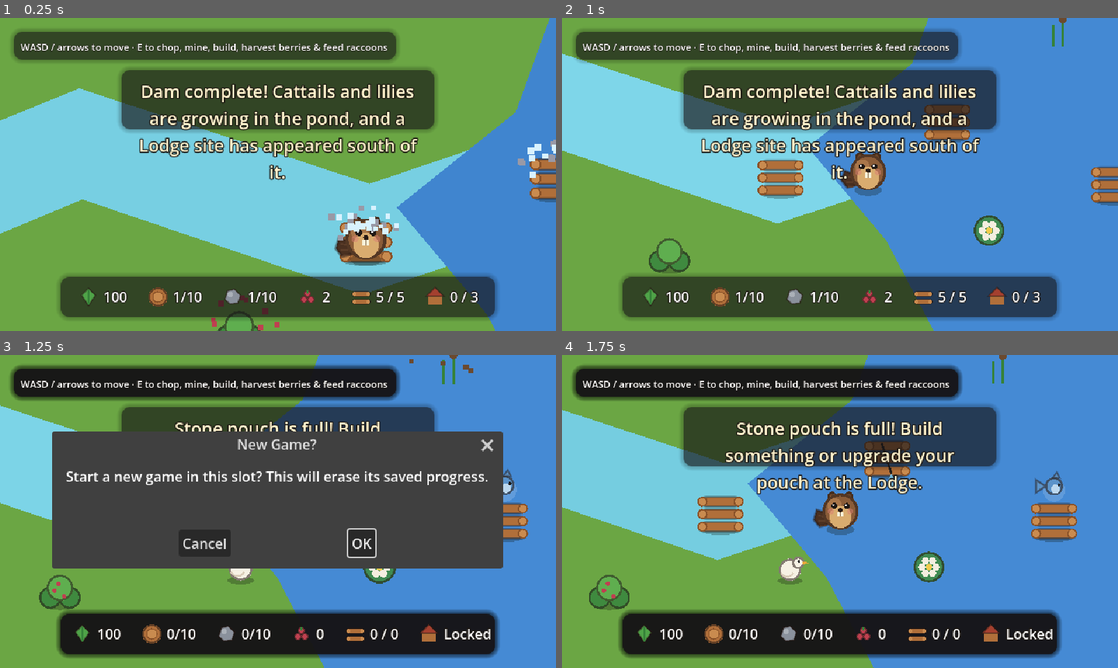
Above: before the commit, frames 1-4 (two rows, left to right).
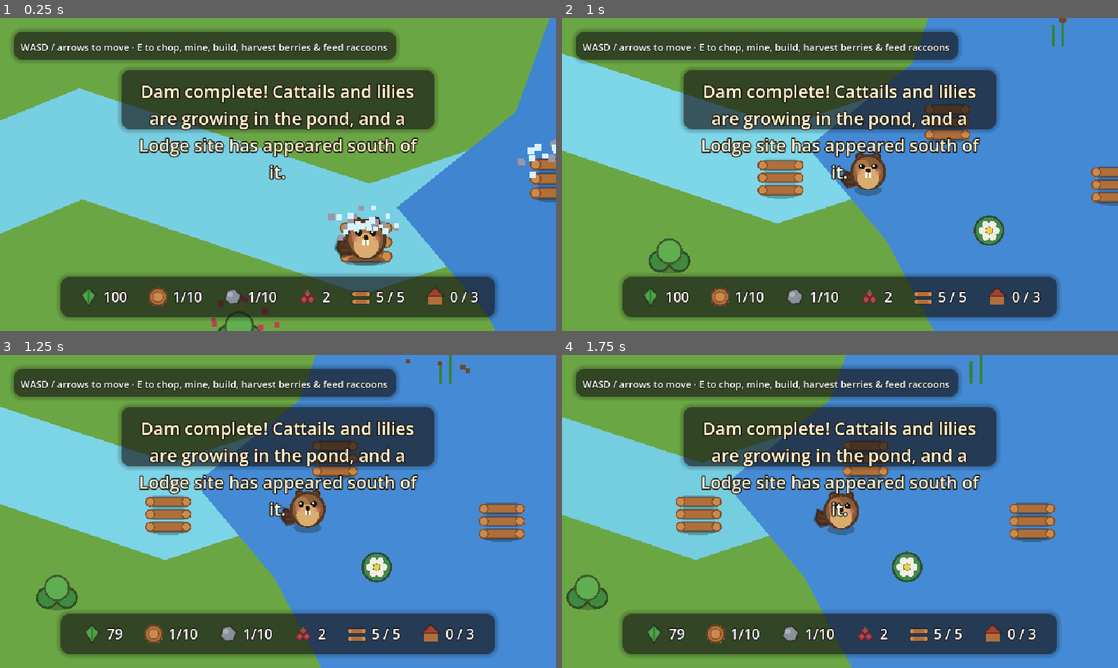
Above: after the commit, the same moments.

Repository: CrowderSoup/dam-it
Game: Godot game, scene res://tests/smoke_test.tscn
Same seed, same stepped clock (60 frames per second), same inputs: the game is played once before the commit and once after it. This scene is started directly instead of the project's main scene.
Inputs (mouse positions are in pixels of both pictures, inside the frame that each line leads up to):
- Up to frame 1 (0.25 s): no input
- Up to frame 2 (1 s): tap Enter at 0.5 s; hold D (move_right) from 0.53 s (still down); hold E (interact) from 0.53 s (still down); tap Space at 0.77 s
- Up to frame 3 (1.25 s): keep holding D (move_right); keep holding E (interact)
- Up to frame 4 (1.75 s): release D (move_right) at 1.25 s; release E (interact) at 1.25 s; click (923, 542) at 1.25 s, where only the run before the commit has a clickable "OK"

Frames 1-2 are identical in both runs. In frame 3, 56% of the frame differs, in the area x 0-95%, y 0-100%; in frame 4, 32%.
Error after the commit: Assertion failed: ambient energy drain should not run while the player is idle (res://tests/smoke_test.gd:161)

Commit message:
Harden saves and gate web deploys with tests

Diff:
--- a/scenes/main/main.gd
+++ b/scenes/main/main.gd
@@ -165,8 +165,8 @@
 	GameState.load_from_save(data)
 
 	var built_count := 0
-	var slots_built: Dictionary = data.get("dam_slots_built", {})
-	var slots_leaking: Dictionary = data.get("dam_slots_leaking", {})
+	var slots_built := _saved_dictionary(data, "dam_slots_built")
+	var slots_leaking := _saved_dictionary(data, "dam_slots_leaking")
 	for slot in dam_slots.get_children():
 		if slots_built.get(slot.name, false):
 			slot.set_built_silently(true)
@@ -183,20 +183,30 @@
 		_start_challenges()
 
 	if GameState.lodge_stage >= GameState.LODGE_MAX_STAGE:
-		var spots_built: Dictionary = data.get("garden_spots_built", {})
+		var spots_built := _saved_dictionary(data, "garden_spots_built")
 		for spot in garden_spots.get_children():
 			spot.reveal()
 			if spots_built.get(spot.name, false):
 				spot.set_built_silently(true)
 
-	if data.has("player_x") and data.has("player_y"):
-		player.global_position = Vector2(data["player_x"], data["player_y"])
+	var saved_x: Variant = data.get("player_x")
+	var saved_y: Variant = data.get("player_y")
+	if (saved_x is int or saved_x is float) and (saved_y is int or saved_y is float):
+		var saved_position := Vector2(float(saved_x), float(saved_y))
+		player.global_position = Vector2(
+			clampf(saved_position.x, player.WORLD_BOUNDS.position.x, player.WORLD_BOUNDS.end.x),
+			clampf(saved_position.y, player.WORLD_BOUNDS.position.y, player.WORLD_BOUNDS.end.y)
+		)
 
 	# Only now that dam slots, the lodge, garden spots, and the river are
 	# all fully restored is it safe to let anything (HUD, critters,
 	# SaveManager's autosave-on-signal) react to the change - see
 	# GameState.load_from_save().
 	GameState.announce_loaded_state()
+
+func _saved_dictionary(data: Dictionary, key: String) -> Dictionary:
+	var value: Variant = data.get(key, {})
+	return value if value is Dictionary else {}
 
 ## Same end state as the _on_dam_completed() tween, applied instantly since
 ## this is restoring a save rather than reacting to it happening live.
--- a/scenes/player/player.gd
+++ b/scenes/player/player.gd
@@ -59,7 +59,7 @@
 	# No pond, no upkeep: energy only starts draining on its own once the dam
 	# (and the pond behind it) is finished, so a new player can focus on
 	# building without also having to watch the meter.
-	if GameState.is_dam_complete():
+	if GameState.is_dam_complete() and not input_vector.is_zero_approx():
 		_ambient_drain_time += delta
 		if _ambient_drain_time >= AMBIENT_DRAIN_INTERVAL:
 			_ambient_drain_time = 0.0
@@ -85,50 +85,38 @@
 	return null
 
 func _try_interact() -> void:
-	for area in interact_area.get_overlapping_areas():
-		var target := _resolve_target(area)
-		if target == null:
-			continue
-		if target.is_in_group("trees"):
-			target.chop()
-			return
-		if target.is_in_group("rocks"):
-			target.mine()
-			return
-		if target.is_in_group("dam_slots"):
-			if target.can_build() and GameState.can_afford_dam_piece():
-				GameState.spend_resources_on_dam_piece()
-				target.build()
-			elif target.can_repair() and GameState.can_afford_dam_piece():
-				GameState.spend_resources_on_repair()
-				target.repair()
-			return
-		if target.is_in_group("lodge"):
-			if target.can_advance() and GameState.can_afford_lodge_stage():
-				target.advance()
-			elif target.can_rest():
-				target.rest()
-			elif target.can_upgrade_pouch():
-				target.upgrade_pouch()
-			return
-		if target.is_in_group("garden_spots"):
-			if target.can_build() and GameState.can_afford(GardenSpot.WOOD_COST, GardenSpot.STONE_COST):
-				target.build()
-			return
-		if target.is_in_group("raccoons"):
-			if target.can_feed():
-				target.feed()
-			return
-		if target.is_in_group("berry_bushes"):
-			if target.can_harvest():
-				target.harvest()
-			return
-		if target.is_in_group("pond_plants"):
-			if target.can_eat():
-				target.eat()
-			return
+	var target := _nearest_interaction_target()
+	if target == null:
+		return
+	if target.is_in_group("trees"):
+		target.chop()
+	elif target.is_in_group("rocks"):
+		target.mine()
+	elif target.is_in_group("dam_slots"):
+		if target.can_build() and GameState.can_afford_dam_piece():
+			GameState.spend_resources_on_dam_piece()
+			target.build()
+		elif target.can_repair() and GameState.can_afford_dam_piece():
+			GameState.spend_resources_on_repair()
+			target.repair()
+	elif target.is_in_group("lodge"):
+		if target.can_advance() and GameState.can_afford_lodge_stage():
+			target.advance()
+		elif target.can_rest():
+			target.rest()
+		elif target.can_upgrade_pouch():
+			target.upgrade_pouch()
+	elif target.is_in_group("garden_spots"):
+		if target.can_build() and GameState.can_afford(GardenSpot.WOOD_COST, GardenSpot.STONE_COST):
+			target.build()
+	elif target.is_in_group("raccoons") and target.can_feed():
+		target.feed()
+	elif target.is_in_group("berry_bushes") and target.can_harvest():
+		target.harvest()
+	elif target.is_in_group("pond_plants") and target.can_eat():
+		target.eat()
 
-func _update_highlight() -> void:
+func _nearest_interaction_target() -> Node:
 	var nearest: Node = null
 	var nearest_dist := INF
 	for area in interact_area.get_overlapping_areas():
@@ -139,6 +127,10 @@
 		if dist < nearest_dist:
 			nearest_dist = dist
 			nearest = target
+	return nearest
+
+func _update_highlight() -> void:
+	var nearest := _nearest_interaction_target()
 	if nearest == _highlighted_target:
 		return
 	if _highlighted_target and is_instance_valid(_highlighted_target):
--- a/scenes/ui/game_menu.gd
+++ b/scenes/ui/game_menu.gd
@@ -41,8 +41,8 @@
 	close()
 
 func _on_save_pressed() -> void:
-	SaveManager.save_game()
-	save_feedback.text = "Game saved!"
+	var saved := SaveManager.save_game()
+	save_feedback.text = "Game saved!" if saved else "Could not save game."
 	save_feedback.show()
 
 func _on_new_game_pressed() -> void:
--- a/scripts/autoload/game_state.gd
+++ b/scripts/autoload/game_state.gd
@@ -221,12 +221,24 @@
 ## early would save a still-half-restored scene over the real save data).
 ## Call announce_loaded_state() once Main has finished restoring everything.
 func load_from_save(data: Dictionary) -> void:
-	wood = data.get("wood", 0)
-	stone = data.get("stone", 0)
-	berries = data.get("berries", 0)
-	lodge_stage = data.get("lodge_stage", 0)
-	energy = data.get("energy", ENERGY_MAX)
-	pouch_tier = data.get("pouch_tier", 0)
+	pouch_tier = _saved_int(data, "pouch_tier", 0, 0, POUCH_MAX_TIER)
+	wood = _saved_int(data, "wood", 0, 0, wood_capacity())
+	stone = _saved_int(data, "stone", 0, 0, stone_capacity())
+	berries = _saved_int(data, "berries", 0, 0, 999999)
+	lodge_stage = _saved_int(data, "lodge_stage", 0, 0, LODGE_MAX_STAGE)
+	energy = _saved_float(data, "energy", ENERGY_MAX, 0.0, ENERGY_MAX)
+
+func _saved_int(data: Dictionary, key: String, default_value: int, minimum: int, maximum: int) -> int:
+	var value: Variant = data.get(key, default_value)
+	if value is int or value is float:
+		return clampi(int(value), minimum, maximum)
+	return default_value
+
+func _saved_float(data: Dictionary, key: String, default_value: float, minimum: float, maximum: float) -> float:
+	var value: Variant = data.get(key, default_value)
+	if value is int or value is float:
+		return clampf(float(value), minimum, maximum)
+	return default_value
 
 ## Dam-slot state is scene-shaped, not GameState-shaped, so Main restores
 ## that directly and reports back the resulting count here (silently, see
--- a/scripts/autoload/save_manager.gd
+++ b/scripts/autoload/save_manager.gd
@@ -25,6 +25,10 @@
 
 const SLOT_COUNT := 3
 const AUTOSAVE_INTERVAL := 15.0
+const SAVE_VERSION := 1
+
+## Tests override this so they can never touch a player's real slots.
+var storage_root := "user://"
 
 ## Which slot the current play session reads/writes. -1 means no session
 ## is active yet (the title screen, before a slot is picked).
@@ -41,18 +45,37 @@
 	GameState.dam_completed.connect(func(): save_game())
 
 func _slot_path(slot: int) -> String:
-	return "user://savegame_slot_%d.json" % slot
+	return storage_root.path_join("savegame_slot_%d.json" % slot)
+
+func _temporary_slot_path(slot: int) -> String:
+	return _slot_path(slot) + ".tmp"
+
+func set_storage_root_for_tests(path: String) -> void:
+	storage_root = path
+	var error := DirAccess.make_dir_recursive_absolute(storage_root)
+	assert(error == OK or error == ERR_ALREADY_EXISTS, "Could not create test save directory: %s" % storage_root)
+
+func _is_valid_slot(slot: int) -> bool:
+	return slot >= 1 and slot <= SLOT_COUNT
 
 func has_save(slot: int) -> bool:
-	return FileAccess.file_exists(_slot_path(slot))
+	return _is_valid_slot(slot) and FileAccess.file_exists(_slot_path(slot))
 
 func delete_save(slot: int) -> void:
+	if not _is_valid_slot(slot):
+		push_error("Invalid save slot: %d" % slot)
+		return
 	if has_save(slot):
-		DirAccess.remove_absolute(_slot_path(slot))
+		var error := DirAccess.remove_absolute(_slot_path(slot))
+		if error != OK:
+			push_error("Could not delete save slot %d: error %d" % [slot, error])
 
 ## Called by the title screen once the player picks a slot, before
 ## switching to Main - load_into()/save_game() are no-ops until this runs.
 func begin_session(slot: int) -> void:
+	if not _is_valid_slot(slot):
+		push_error("Invalid save slot: %d" % slot)
+		return
 	current_slot = slot
 
 ## Reads a slot's saved data without starting a session or touching a live
@@ -67,30 +90,46 @@
 	var text := file.get_as_text()
 	file.close()
 	var parsed: Variant = JSON.parse_string(text)
-	return parsed if parsed is Dictionary else {}
+	if not parsed is Dictionary:
+		push_error("Save slot %d contains invalid JSON" % slot)
+		return {}
+	var data: Dictionary = parsed
+	var version: Variant = data.get("save_version", 0)
+	if not version is float and not version is int:
+		push_error("Save slot %d has an invalid format version" % slot)
+		return {}
+	if int(version) > SAVE_VERSION:
+		push_error("Save slot %d was created by a newer game version" % slot)
+		return {}
+	return data
 
-func save_game() -> void:
+func save_game() -> bool:
 	if current_slot < 0:
-		return
+		return false
 	var main := get_tree().current_scene
 	if main == null or not main.has_method("get_save_data"):
-		return
+		return false
 	var data: Dictionary = main.get_save_data()
-	var file := FileAccess.open(_slot_path(current_slot), FileAccess.WRITE)
-	if file:
-		file.store_string(JSON.stringify(data))
-		file.close()
+	data["save_version"] = SAVE_VERSION
+	var temporary_path := _temporary_slot_path(current_slot)
+	var file := FileAccess.open(temporary_path, FileAccess.WRITE)
+	if file == null:
+		push_error("Could not open temporary save file: error %d" % FileAccess.get_open_error())
+		return false
+	file.store_string(JSON.stringify(data))
+	file.flush()
+	file.close()
+	var error := DirAccess.rename_absolute(temporary_path, _slot_path(current_slot))
+	if error != OK:
+		push_error("Could not commit save slot %d: error %d" % [current_slot, error])
+		return false
+	return true
 
 ## Applies the active session's slot to `main` if it has a save. No-op if
 ## the slot is empty (fresh game) or no session has begun yet.
 func load_into(main: Node) -> void:
 	if current_slot < 0 or not has_save(current_slot):
 		return
-	var file := FileAccess.open(_slot_path(current_slot), FileAccess.READ)
-	if file == null:
-		return
-	var text := file.get_as_text()
-	file.close()
-	var parsed: Variant = JSON.parse_string(text)
-	if parsed is Dictionary and main.has_method("apply_save_data"):
-		main.apply_save_data(parsed)
+	var data := peek_slot(current_slot)
+	if not data.is_empty() and main.has_method("apply_save_data"):
+		main.apply_save_data(data)
--- a/tests/smoke_test.gd
+++ b/tests/smoke_test.gd
@@ -9,8 +9,9 @@
 ## SCRIPT ERROR: Assertion failed on the first broken behavior.
 
 func _ready() -> void:
-	# A stray real save file in slot 1 (from manual/live testing on this
-	# machine, or a previous run of this test) would otherwise get loaded
+	# Never read, overwrite, or delete the player's real user:// save slots.
+	SaveManager.set_storage_root_for_tests("user://automated_tests")
+	# A leftover test save file in slot 1 (from a previous run) would get loaded
 	# into `main` below and silently invalidate every assertion that
 	# follows. Main no longer auto-loads without a session, so begin one
 	# first - the same thing the title screen does when a slot is picked.
@@ -157,8 +158,12 @@
 
 	var energy_before_ambient_active := GameState.energy
 	player._physics_process(player.AMBIENT_DRAIN_INTERVAL + 1.0)
-	assert(GameState.energy == energy_before_ambient_active - player.AMBIENT_DRAIN_AMOUNT, "ambient energy drain should run once the dam/pond exists")
-	print("OK: energy drains on its own once the dam is finished")
+	assert(GameState.energy == energy_before_ambient_active, "ambient energy drain should not run while the player is idle")
+	Input.action_press("move_right")
+	player._physics_process(player.AMBIENT_DRAIN_INTERVAL + 1.0)
+	Input.action_release("move_right")
+	assert(GameState.energy == energy_before_ambient_active - player.AMBIENT_DRAIN_AMOUNT, "ambient energy drain should run while moving once the dam/pond exists")
+	print("OK: energy drains during active movement once the dam is finished, but not while idle")
 
 	# --- HUD toast + edge indicators (threat visibility) ---
 	assert(hud.toast_label.visible and hud.toast_background.visible, "dam_completed should have shown a toast")
@@ -347,14 +352,20 @@
 	# same shape the real game runs in.
 	main.reparent(get_tree().root)
 	get_tree().current_scene = main
-	SaveManager.save_game()
+	assert(SaveManager.save_game(), "save_game() should report a successful write")
 	get_tree().current_scene = self
 	main.reparent(self)
 	assert(SaveManager.has_save(1), "save_game() should have written a save file to the active session's slot")
 	assert(not SaveManager.has_save(2), "save_game() must not touch other slots")
+	main.reparent(get_tree().root)
+	get_tree().current_scene = main
+	assert(SaveManager.save_game(), "save_game() should atomically replace an existing save")
+	get_tree().current_scene = self
+	main.reparent(self)
 	print("OK: save_game() writes a save file to the active session's slot only")
 
 	assert(SaveManager.peek_slot(1)["wood"] == saved_data["wood"], "peek_slot() should read back what was saved, without starting a session")
+	assert(SaveManager.peek_slot(1)["save_version"] == SaveManager.SAVE_VERSION, "saved data should include its format version")
 	print("OK: peek_slot() reads a slot's data without loading it into a scene")
 
 	# --- Title screen save-slot rows. title_screen.gd itself just wires a
Not shown, changed: .github/workflows/deploy-web.yml
Not shown, changed: README.md
